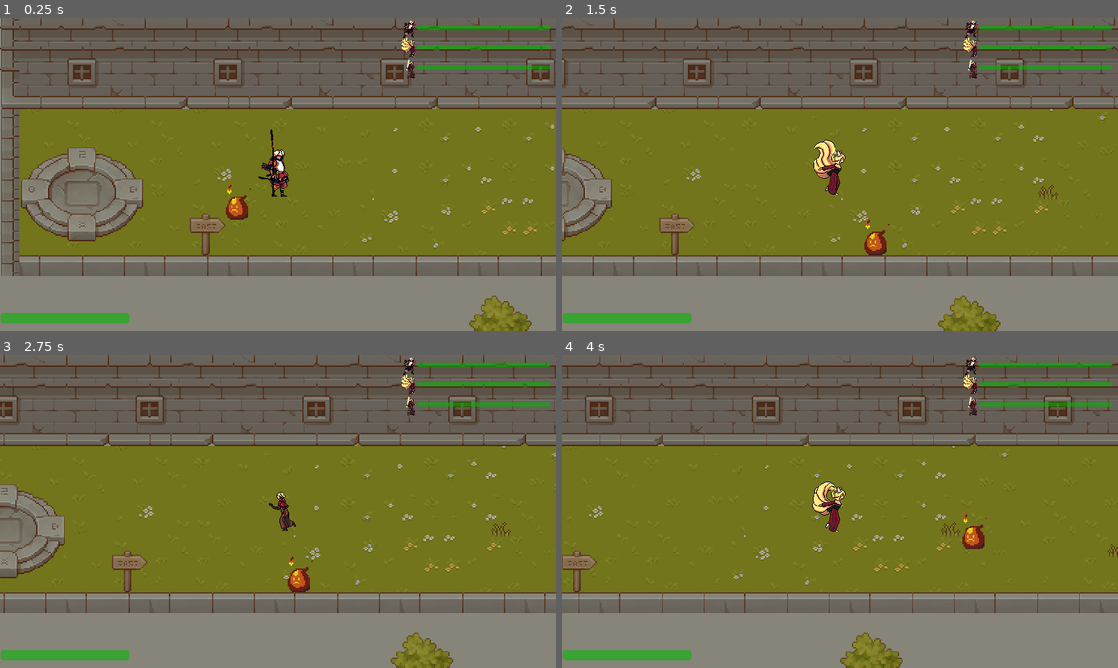
Above: before the commit, frames 1-4 (two rows, left to right).
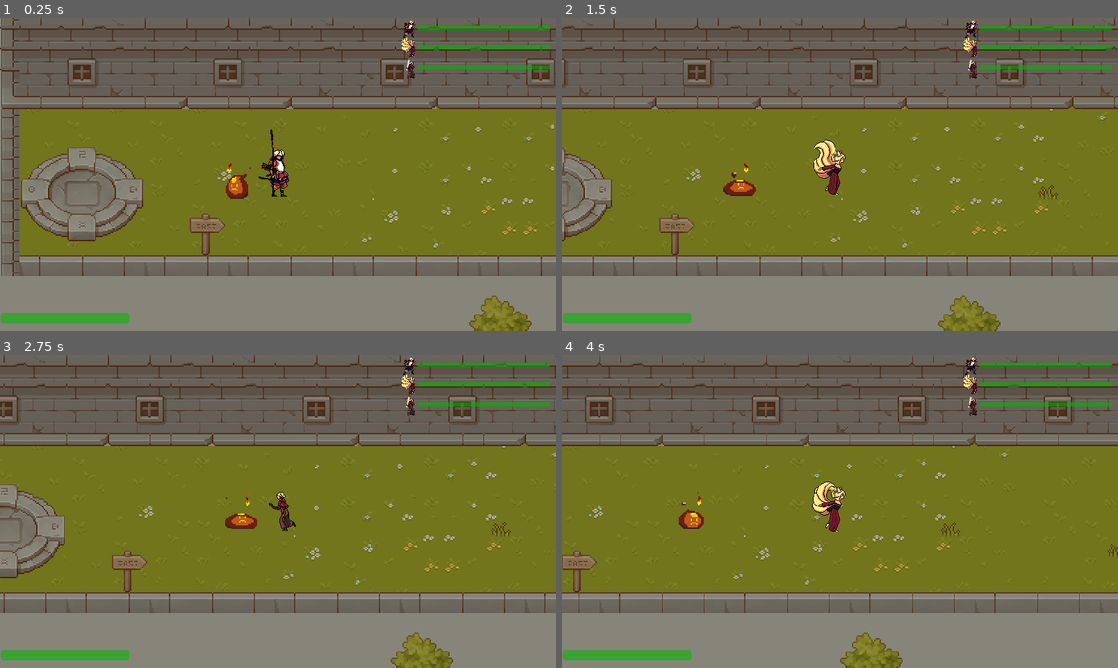
Above: after the commit, the same moments.

Repository: AugustanaCSC380January2024/final-game-jeager
Game: Godot game, scene res://scenes/levels/level_1.tscn
Same seed, same stepped clock (60 frames per second), same inputs: the game is played once before the commit and once after it.
Inputs:
- Up to frame 1 (0.25 s): no input
- Up to frame 2 (1.5 s): tap Enter (ui_accept) at 0.5, 0.77, 1.07 s; hold Right (ui_right) from 0.53 s (still down); tap 1 (character 1 selected) at 0.6 s; tap 2 (character 2 selected) at 0.8, 1.35 s
- Up to frame 3 (2.75 s): tap Enter (ui_accept) at 1.52, 1.82, 2.3 s; tap 3 (character 3 selected) at 1.55, 2.1 s; release Right (ui_right) at 2.03 s; hold Left (ui_left) from 2.03 s (still down)
- Up to frame 4 (4 s): release Left (ui_left) at 2.78 s; hold Right (ui_right) from 2.78 s (still down); tap Enter (ui_accept) at 2.85, 3.02, 3.32, 3.77 s; tap 1 (character 1 selected) at 3.05, 3.6 s; tap 2 (character 2 selected) at 3.8 s

The runs differ from the first frame. In frame 1, 0.5% of the frame differs, in the area x 40-46%, y 45-65%; in frame 2, 0.6%, in the area x 29-59%, y 45-76%; in frame 3, 0.5%; in frame 4, 0.5%.
Error after the commit: Invalid call. Nonexistent function 'get_companion_maker_position' in base 'Nil'. (res://scripts/companion.gd:12)

Commit message:
added companion that follows the player

Diff:
--- a/scenes/levels/level_2.tscn
+++ b/scenes/levels/level_2.tscn
@@ -14,9 +14,8 @@
 [ext_resource type="Texture2D" uid="uid://brocy360o801q" path="res://assets/Skins/Player skins/character icon/miko_icon.png" id="7_13v0c"]
 [ext_resource type="Texture2D" uid="uid://cxcbeao47io3c" path="res://assets/Skins/Player skins/character icon/hayate_icon.png" id="8_1tv4t"]
 [ext_resource type="PackedScene" uid="uid://cbbnm3cctu4sp" path="res://scenes/enemy/normal enemy/skeleton.tscn" id="14_4imw8"]
-[ext_resource type="PackedScene" uid="uid://dy6pk518wgdmh" path="res://scenes/enemy/boss/final boss.tscn" id="14_05xn2"]
+[ext_resource type="PackedScene" uid="uid://cmrdhph8qippw" path="res://scenes/players/companion.tscn" id="14_ufn4g"]
 [ext_resource type="PackedScene" uid="uid://cvjtbx5vno36k" path="res://scenes/enemy/normal enemy/slime.tscn" id="15_kodex"]
-[ext_resource type="PackedScene" uid="uid://dsyrshve25ask" path="res://scenes/enemy/boss/yassop.tscn" id="16_cpfxi"]
 
 [node name="level 2" type="Node2D"]
 y_sort_enabled = true
@@ -125,6 +124,10 @@
 position = Vector2(-76, -267)
 collision_mask = 15
 
+[node name="companion" parent="." node_paths=PackedStringArray("player") instance=ExtResource("14_ufn4g")]
+position = Vector2(719, 162)
+player = NodePath("../hayate")
+
 [node name="enemies" type="Node" parent="."]
 
 [node name="skeleton" parent="enemies" instance=ExtResource("14_4imw8")]
@@ -145,11 +148,5 @@
 [node name="slime4" parent="enemies" instance=ExtResource("15_kodex")]
 position = Vector2(1416, 852)
 
-[node name="Yassop" parent="enemies" instance=ExtResource("16_cpfxi")]
-position = Vector2(436, 168)
-
-[node name="final boss" parent="enemies" instance=ExtResource("14_05xn2")]
-position = Vector2(1097, 536)
-
 [editable path="TileMap"]
 [editable path="hayate"]
--- a/scenes/other/columns.tscn
+++ b/scenes/other/columns.tscn
@@ -72,7 +72,7 @@
 }]
 
 [sub_resource type="RectangleShape2D" id="RectangleShape2D_uqb7j"]
-size = Vector2(35, 64.6667)
+size = Vector2(35, 50)
 
 [node name="columns" type="CharacterBody2D"]
 scale = Vector2(3, 3)
@@ -88,5 +88,6 @@
 autoplay = "default"
 
 [node name="CollisionShape2D" type="CollisionShape2D" parent="."]
-position = Vector2(-0.5, -0.333334)
+y_sort_enabled = true
+position = Vector2(-0.5, 7.00001)
 shape = SubResource("RectangleShape2D_uqb7j")
--- a/scenes/players/companion.tscn
+++ b/scenes/players/companion.tscn
@@ -396,7 +396,7 @@
 [node name="companion" type="CharacterBody2D"]
 texture_filter = 1
 scale = Vector2(2, 2)
-collision_mask = 7
+collision_mask = 6
 script = ExtResource("1_l02b3")
 
 [node name="AnimatedSprite2D" type="AnimatedSprite2D" parent="."]
--- a/scenes/players/hayate.tscn
+++ b/scenes/players/hayate.tscn
@@ -591,3 +591,6 @@
 offset_right = 30.0
 offset_bottom = -43.0
 character = NodePath("..")
+
+[node name="companion_marker" type="Marker2D" parent="."]
+position = Vector2(-67, 14)
--- a/scenes/players/miko.tscn
+++ b/scenes/players/miko.tscn
@@ -812,3 +812,6 @@
 offset_right = 25.0
 offset_bottom = -45.0
 character = NodePath("..")
+
+[node name="companion_marker" type="Marker2D" parent="."]
+position = Vector2(-67, 14)
--- a/scenes/players/saber.tscn
+++ b/scenes/players/saber.tscn
@@ -435,3 +435,6 @@
 offset_right = 26.0
 offset_bottom = -33.0
 character = NodePath("..")
+
+[node name="companion_marker" type="Marker2D" parent="."]
+position = Vector2(-67, 14)
--- a/scripts/companion.gd
+++ b/scripts/companion.gd
@@ -1,28 +1,24 @@
 extends CharacterBody2D
 
+@export var player: Player
+@export var speed = 60
 
-const SPEED = 300.0
-const JUMP_VELOCITY = -400.0
-
-# Get the gravity from the project settings to be synced with RigidBody nodes.
-var gravity = ProjectSettings.get_setting("physics/2d/default_gravity")
-
+@onready var animated_sprite = $AnimatedSprite2D
+@onready var collision_shape_2d = $CollisionShape2D
+@onready var nav_agent = $NavigationAgent2D
 
 func _physics_process(delta):
-	# Add the gravity.
-	if not is_on_floor():
-		velocity.y += gravity * delta
+	var dir = to_local(nav_agent.get_next_path_position()).normalized()
+	nav_agent.target_position = player.get_companion_maker_position()
+	var distance = position - nav_agent.target_position
+	if dir.x < 0:
+		animated_sprite.flip_h = false
+	elif dir.x > 0:
+		animated_sprite.flip_h = true
 
-	# Handle jump.
-	if Input.is_action_just_pressed("ui_accept") and is_on_floor():
-		velocity.y = JUMP_VELOCITY
-
-	# Get the input direction and handle the movement/deceleration.
-	# As good practice, you should replace UI actions with custom gameplay actions.
-	var direction = Input.get_axis("ui_left", "ui_right")
-	if direction:
-		velocity.x = direction * SPEED
+	if (abs(distance.x)> 2 and abs(distance.y) > 2):
+		velocity = dir * speed
+		animated_sprite.play("walk")
+		move_and_slide()
 	else:
-		velocity.x = move_toward(velocity.x, 0, SPEED)
-
-	move_and_slide()
+		animated_sprite.play("idle")
--- a/scripts/levels/level.gd
+++ b/scripts/levels/level.gd
@@ -8,6 +8,8 @@
 @onready var health_bar = $CanvasLayer/health_bar
 @onready var arrow = preload("res://scenes/attacks/arrow.tscn")
 @onready var arrow_spawn_location = $hayate/arrow_spawn_position
+@onready var companion = $companion
+
 var curr_player: CharacterBody2D
 
 func _ready():
@@ -45,6 +47,7 @@
 		new_player.add_child(camera)
 		curr_player.global_position = Vector2(-10000, -10000)
 		curr_player = new_player
+		companion.player = curr_player
 		health_bar.character = curr_player
 		health_bar.update_health_bar()
 		health_bar.change_player(curr_player)
--- a/scripts/player.gd
+++ b/scripts/player.gd
@@ -18,6 +18,7 @@
 @onready var damage_taken = $damage_taken
 @onready var switch_position = $player_switch_position
 @onready var health_bar = $health_bar
+@onready var companion_marker = $companion_marker
 
 var bodies_in_damage_box = []
 var is_right = true
@@ -116,9 +117,13 @@
 	damage_hitbox_collision_box.position.x = damage_hitbox_collision_box.position.x * -1
 	ultimate.position.x = ultimate.position.x * -1
 	ultimate.flip_h = flag
+	companion_marker.position *= -1
 	if name == "hayate":
 		$RayCast2D.position.x *= -1
 		$RayCast2D.target_position *= -1
+
+func get_companion_maker_position():
+	return companion_marker.global_position
 
 func take_damage(damage):
 	if alive:
Not shown: 1 places in scenes/levels/level_2.tscn that only renumber resources
